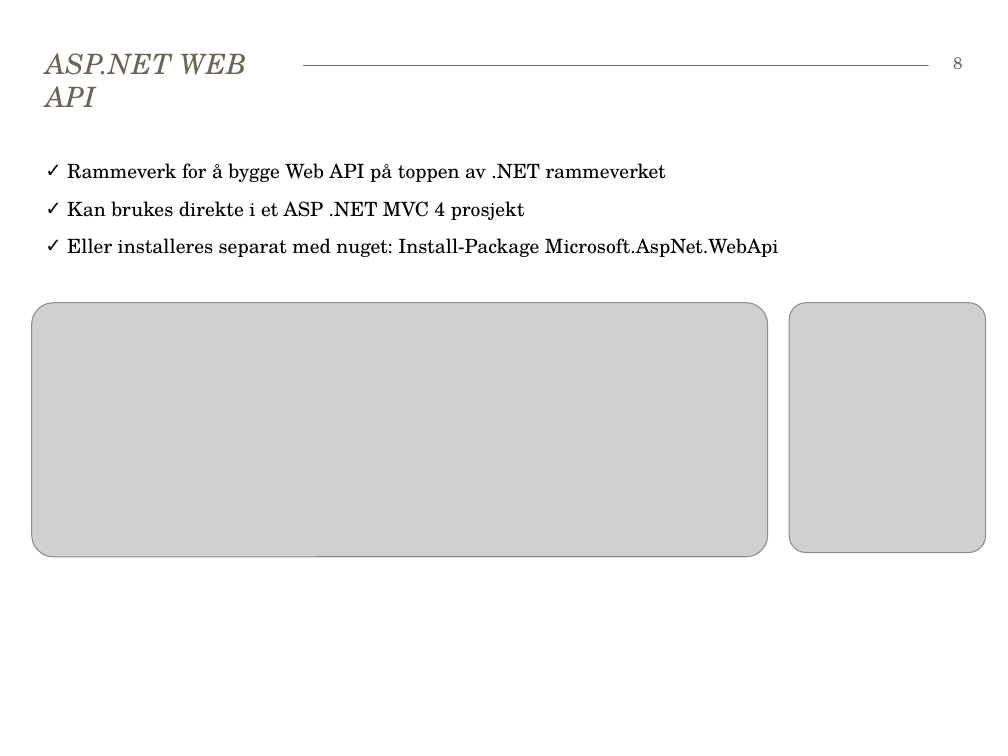
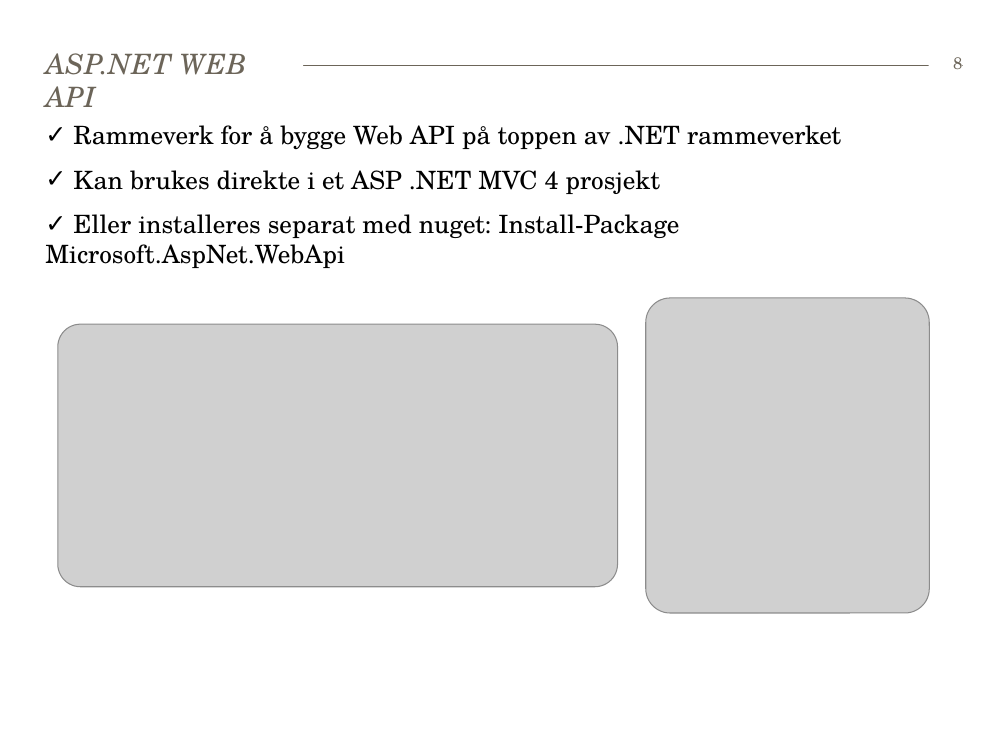
Before and after one commit to bekk/dotnetkurs, a slide deck: slide 8 of webapi/WebAPI.pptx. Drawn at 1008x756 pixels with LibreOffice and Linux fonts; fonts in the diff are those of the drawing; grey boxes stand for pictures. Boxes give left, top, right and bottom in pixels: in the first picture for what was removed or moved away, otherwise in the second. Text is boxed around its words. In the diff, an @@ line names an element or a change of style, - is before the commit and + after.

```diff
--- a/webapi/WebAPI.pptx
+++ b/webapi/WebAPI.pptx
@@ text "Rammeverk for å bygge Web ...": place and size @@
-text "Rammeverk for å bygge Web ..." at (67,163,779,257)
+text "Rammeverk for å bygge Web ..." at (45,125,841,268)
@@ text "Rammeverk for å bygge Web ..." at (45,125,841,268): size 14 to 18 pt @@
@@ picture added at (646,298,929,614) @@
@@ picture: place and size @@
-picture at (31,302,767,556)
+picture at (57,325,617,587)
@@ picture removed at (789,302,986,552) @@
```
Also in this commit, not shown: 13 other slides changed, 16 other files.
